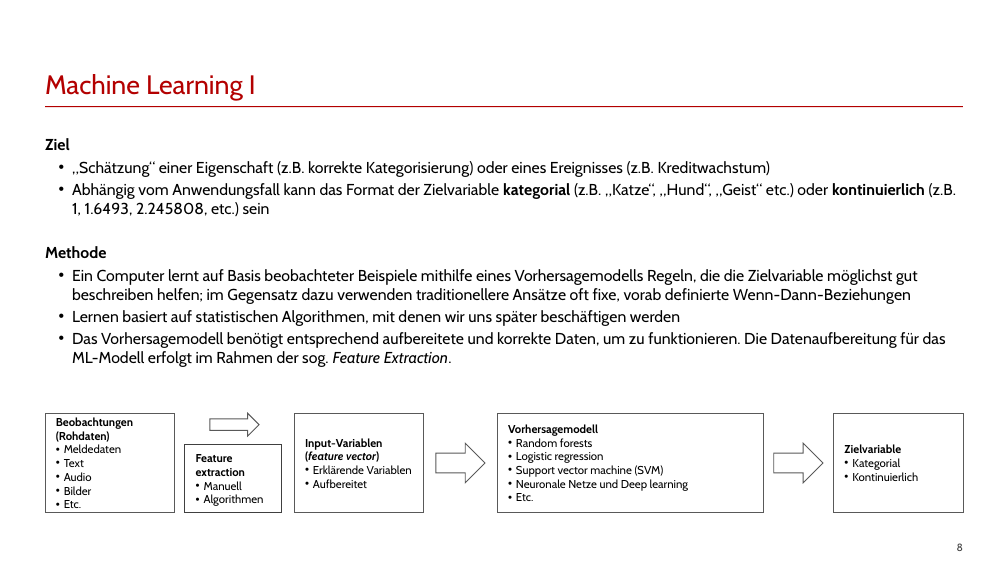
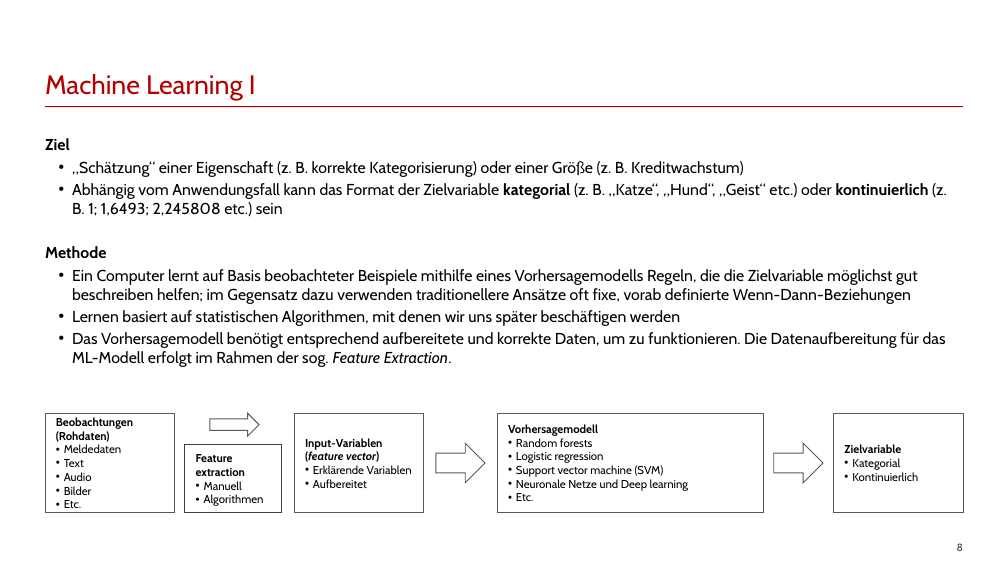
Before and after one commit to franzmohr/intro-data-mining-de, a slide deck: slide 8 of data-mining.odp. Drawn at 1008x567 pixels with LibreOffice and Linux fonts; fonts in the diff are those of the drawing. Boxes give left, top, right and bottom in pixels: in the first picture for what was removed or moved away, otherwise in the second. Text is boxed around its words. In the diff, an @@ line names an element or a change of style, - is before the commit and + after.

```diff
--- a/data-mining.odp
+++ b/data-mining.odp
@@ text at box(72, 161, 947, 216): text changed @@
-• „Schätzung“ einer Eigenschaft (z.B. korrekte Kategorisierung) oder eines Ereignisses (z.B. Kreditwachstum)
-• Abhängig vom Anwendungsfall kann das Format der Zielvariable kategorial (z.B. „Katze“, „Hund“, „Geist“ etc.) oder kontinuierlich (z.B. 1, 1.6493, 2.245808, etc.) sein
+• „Schätzung“ einer Eigenschaft (z. B. korrekte Kategorisierung) oder einer Größe (z. B. Kreditwachstum)
+• Abhängig vom Anwendungsfall kann das Format der Zielvariable kategorial (z. B. „Katze“, „Hund“, „Geist“ etc.) oder kontinuierlich (z. B. 1; 1,6493; 2,245808 etc.) sein
```
Also in this commit, not shown: 24 other slides changed, 5 slides added, 8 other files.
